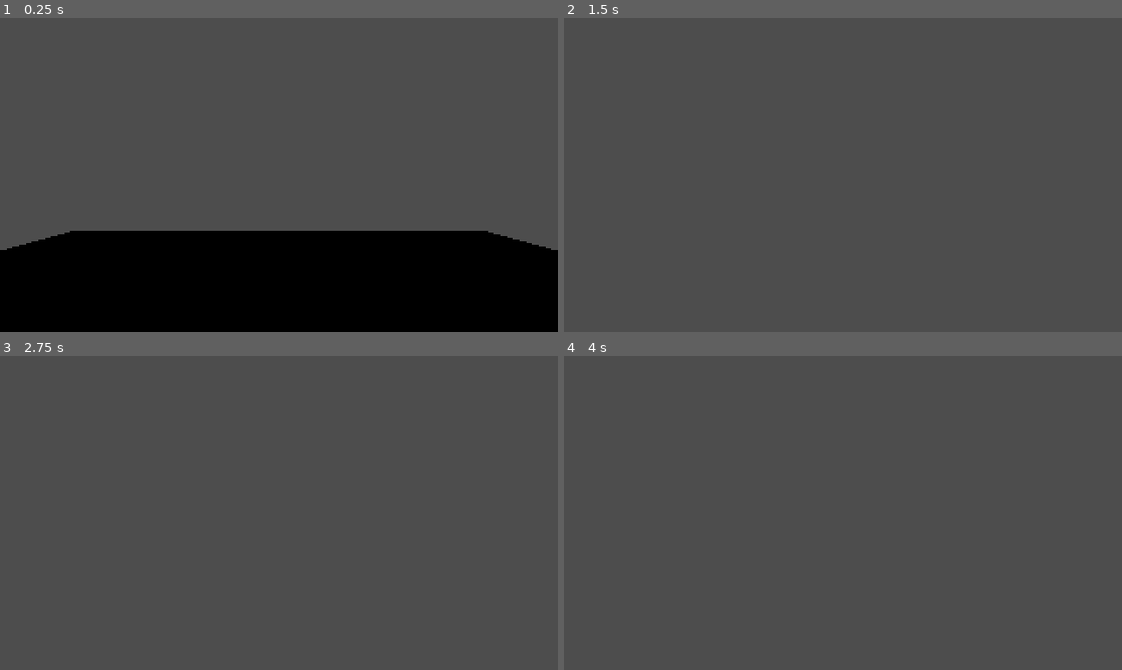
Above: before the commit, frames 1-4 (two rows, left to right).
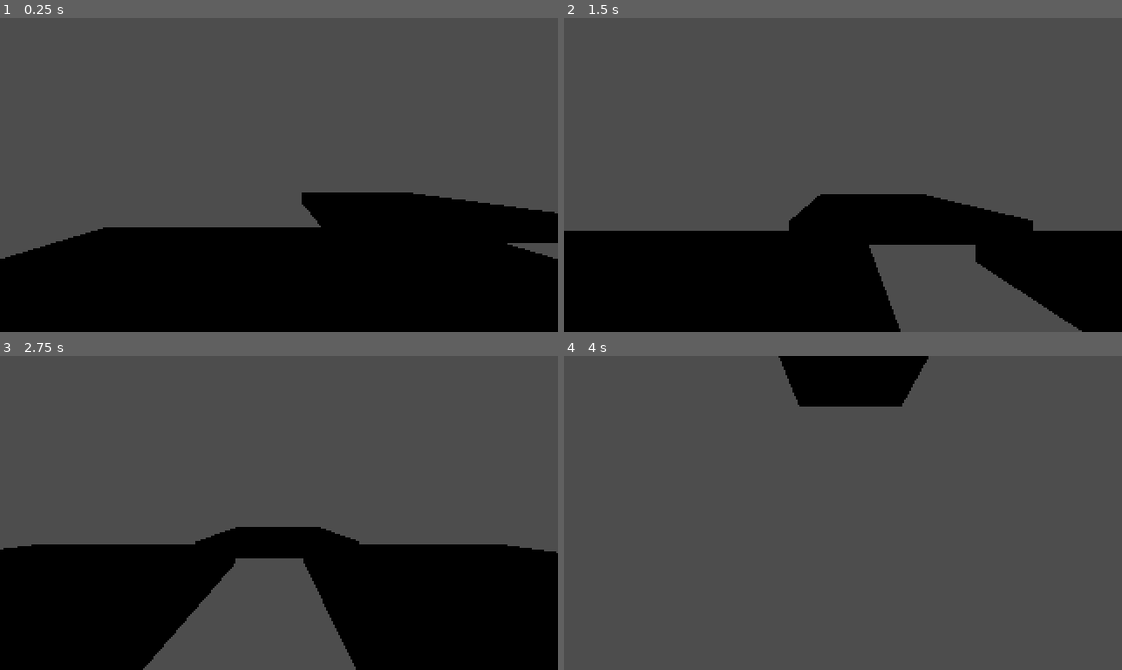
Above: after the commit, the same moments.

Repository: regular-space/3d_demo
Game: Godot game, scene res://source/demo/demo_level.tscn
Two runs of this game, one before a commit and one after it. Both use one fixed random seed, a clock stepped at 60 frames per second and the inputs below.
Inputs:
- Up to frame 1 (0.25 s): no input
- Up to frame 2 (1.5 s): hold D (move_right) 0.53-1.28 s; tap Space (jump) at 0.6, 0.77, 1.07, 1.35 s; hold S (move_backward) from 1.28 s (still down)
- Up to frame 3 (2.75 s): tap Space (jump) at 1.52, 1.82, 2.1 s; release S (move_backward) at 2.03 s; hold D (move_right) from 2.03 s (still down)
- Up to frame 4 (4 s): release D (move_right) at 2.78 s; hold W (move_forward) 2.78-3.53 s; tap Space (jump) at 2.85, 3.02, 3.32, 3.6, 3.77 s; hold A (move_left) from 3.53 s (still down)

The runs differ from the first frame. In frame 1, 5.9% of the frame differs, in the area x 0-100%, y 55-77%; in frame 2, 30%; in frame 3, 32%, in the area x 0-100%, y 54-100%; in frame 4, 3.6%.

Commit message:
Basic movement done

Diff:
--- a/project.godot
+++ b/project.godot
@@ -14,6 +14,10 @@
 run/main_scene="uid://cf5cbuir787vh"
 config/features=PackedStringArray("4.4", "Forward Plus")
 config/icon="res://icon.svg"
+
+[autoload]
+
+GameInit="*res://source/autoloads/game_init.tscn"
 
 [display]
 
--- /dev/null
+++ b/source/autoloads/game_init.gd
@@ -0,0 +1,5 @@
+extends Node2D
+
+
+func _ready() -> void:
+	Input.mouse_mode = Input.MOUSE_MODE_CAPTURED
--- /dev/null
+++ b/source/autoloads/game_init.tscn
@@ -0,0 +1,6 @@
+[gd_scene load_steps=2 format=3 uid="uid://duu5dmxbcwomp"]
+
+[ext_resource type="Script" uid="uid://iomv5dpkxey1" path="res://source/autoloads/game_init.gd" id="1_d7wtg"]
+
+[node name="GameInit" type="Node2D"]
+script = ExtResource("1_d7wtg")
--- a/source/demo/demo_level.tscn
+++ b/source/demo/demo_level.tscn
@@ -2,18 +2,46 @@
 
 [ext_resource type="PackedScene" uid="uid://br0fay0xbrb14" path="res://source/demo/demo_player.tscn" id="1_7qpwx"]
 
+[sub_resource type="BoxShape3D" id="BoxShape3D_73f4q"]
+
 [sub_resource type="BoxMesh" id="BoxMesh_7qpwx"]
-
-[sub_resource type="BoxShape3D" id="BoxShape3D_73f4q"]
 
 [node name="DemoLevel" type="Node3D"]
 
 [node name="DemoPlayer" parent="." instance=ExtResource("1_7qpwx")]
 transform = Transform3D(1, 0, 0, 0, 1, 0, 0, 0, 1, 0, 1.63644, 0)
 
-[node name="MeshInstance3D" type="MeshInstance3D" parent="."]
+[node name="Floor" type="StaticBody3D" parent="."]
+
+[node name="CollisionShape3D" type="CollisionShape3D" parent="Floor"]
+transform = Transform3D(10, 0, 0, 0, 1, 0, 0, 0, 10, 0, 0, 0)
+shape = SubResource("BoxShape3D_73f4q")
+
+[node name="MeshInstance3D" type="MeshInstance3D" parent="Floor"]
 transform = Transform3D(10, 0, 0, 0, 1, 0, 0, 0, 10, 0, 0, 0)
 mesh = SubResource("BoxMesh_7qpwx")
+skeleton = NodePath("../..")
 
-[node name="CollisionShape3D" type="CollisionShape3D" parent="MeshInstance3D"]
+[node name="Floor2" type="StaticBody3D" parent="."]
+transform = Transform3D(1, 0, 0, 0, 1, 0, 0, 0, 1, 13.5337, 0, 0)
+
+[node name="CollisionShape3D" type="CollisionShape3D" parent="Floor2"]
+transform = Transform3D(10, 0, 0, 0, 1, 0, 0, 0, 10, 0, 0, 0)
 shape = SubResource("BoxShape3D_73f4q")
+
+[node name="MeshInstance3D" type="MeshInstance3D" parent="Floor2"]
+transform = Transform3D(10, 0, 0, 0, 1, 0, 0, 0, 10, 0, 0, 0)
+mesh = SubResource("BoxMesh_7qpwx")
+skeleton = NodePath("../..")
+
+[node name="Floor3" type="StaticBody3D" parent="."]
+transform = Transform3D(1, 0, 0, 0, 1, 0, 0, 0, 1, 7.16314, -0.14682, -11.6591)
+
+[node name="CollisionShape3D" type="CollisionShape3D" parent="Floor3"]
+transform = Transform3D(10, 0, 0, 0, 1, 0, 0, 0, 10, 0, 0, 0)
+shape = SubResource("BoxShape3D_73f4q")
+
+[node name="MeshInstance3D" type="MeshInstance3D" parent="Floor3"]
+transform = Transform3D(10, 0, 0, 0, 1, 0, 0, 0, 10, 0, 0, 0)
+mesh = SubResource("BoxMesh_7qpwx")
+skeleton = NodePath("../..")
--- a/source/demo/demo_player.gd
+++ b/source/demo/demo_player.gd
@@ -1,28 +1,65 @@
 extends CharacterBody3D
 
+@onready var camera = $PlayerCamera
 
-const SPEED = 5.0
-const JUMP_VELOCITY = 4.5
+@export var speed := 5.0
+@export var jump_velocity = 4.5
+
+var can_jump = false
+var coyote_frames = 0
+const COYOTE_FRAMES_MAX = 20
+
+@export var air_friction := 0.1
+@export var air_acceleration := 0.3
+@export var ground_friction := 0.3
+
+var look_direction: Vector2
 
 
 func _physics_process(delta: float) -> void:
+
+
+	# Reset coyote time
+	if is_on_floor():
+		can_jump = true
+		coyote_frames = 0
+
 	# Add the gravity.
 	if not is_on_floor():
 		velocity += get_gravity() * delta
+		if coyote_frames < COYOTE_FRAMES_MAX:
+			coyote_frames += 1
 
 	# Handle jump.
-	if Input.is_action_just_pressed("jump") and is_on_floor():
-		velocity.y = JUMP_VELOCITY
+	if Input.is_action_just_pressed("jump") and can_jump:
+		if is_on_floor():
+			velocity.y = jump_velocity
+			can_jump = false
+		elif not is_on_floor() and (coyote_frames < COYOTE_FRAMES_MAX):
+			velocity.y = jump_velocity
+			can_jump = false
 
 	# Get the input direction and handle the movement/deceleration.
 	# As good practice, you should replace UI actions with custom gameplay actions.
-	var input_dir := Input.get_vector("move_left", "move_right", "move_forward", "move_backward")
-	var direction := (transform.basis * Vector3(input_dir.x, 0, input_dir.y)).normalized()
-	if direction:
-		velocity.x = direction.x * SPEED
-		velocity.z = direction.z * SPEED
+	var input_move_direction := Input.get_vector("move_left", "move_right", "move_forward", "move_backward")
+	var move_direction := (transform.basis * Vector3(input_move_direction.x, 0, input_move_direction.y)).normalized()
+
+	# If player gives movement input
+	if move_direction:
+		if is_on_floor():
+			velocity.x = move_direction.x * speed
+			velocity.z = move_direction.z * speed
+		else:
+			velocity.x = move_toward(velocity.x, move_direction.x * speed, air_acceleration)
+			velocity.z = move_toward(velocity.z, move_direction.z * speed, air_acceleration)
+
+	# If player stops directional input
 	else:
-		velocity.x = move_toward(velocity.x, 0, SPEED)
-		velocity.z = move_toward(velocity.z, 0, SPEED)
+		if is_on_floor():
+			velocity.x = move_toward(velocity.x, 0, ground_friction)
+			velocity.z = move_toward(velocity.z, 0, ground_friction)
+		else:
+			velocity.x = move_toward(velocity.x, 0, air_friction)
+			velocity.z = move_toward(velocity.z, 0, air_friction)
 
 	move_and_slide()
--- a/source/demo/demo_player.tscn
+++ b/source/demo/demo_player.tscn
@@ -17,3 +17,4 @@
 
 [node name="PlayerCamera" type="Camera3D" parent="."]
 transform = Transform3D(1, 0, 0, 0, 1, 0, 0, 0, 1, 0, 0.508998, 0)
+fov = 85.0
Not shown, added: source/autoloads/game_init.gd.uid
